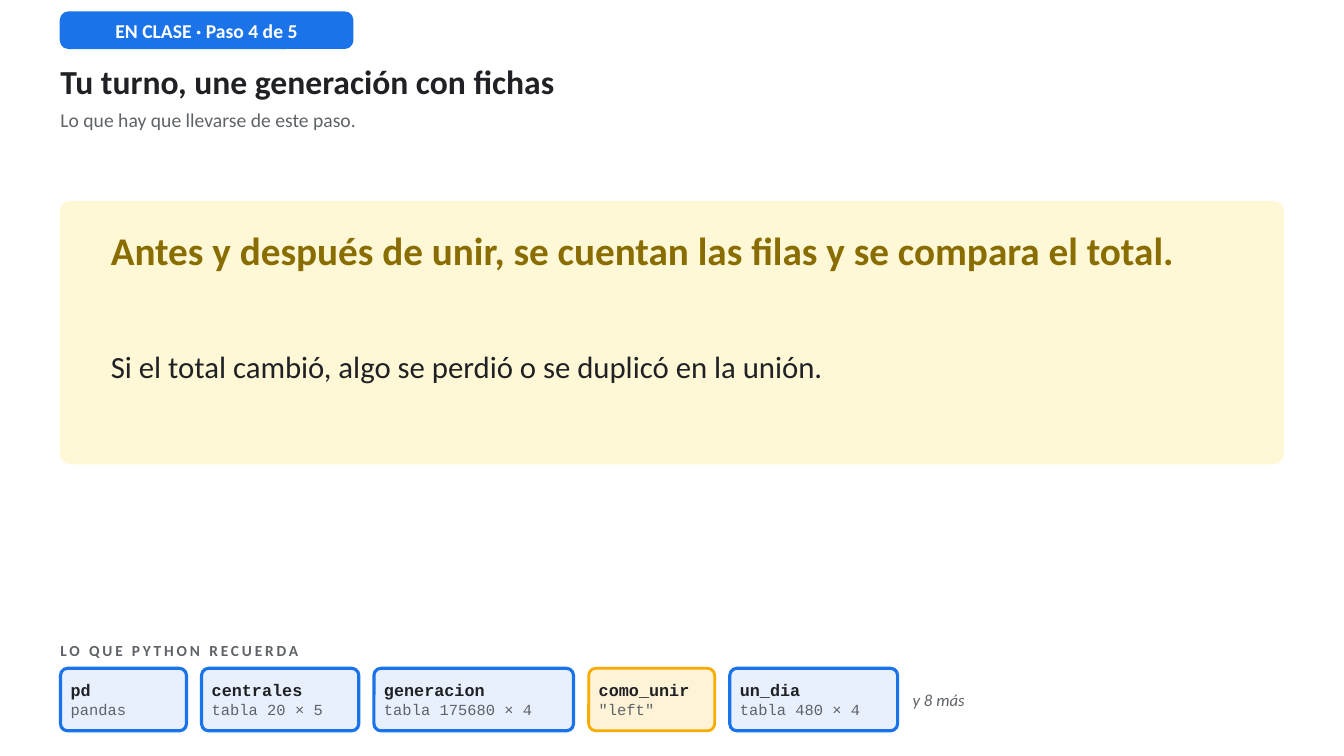
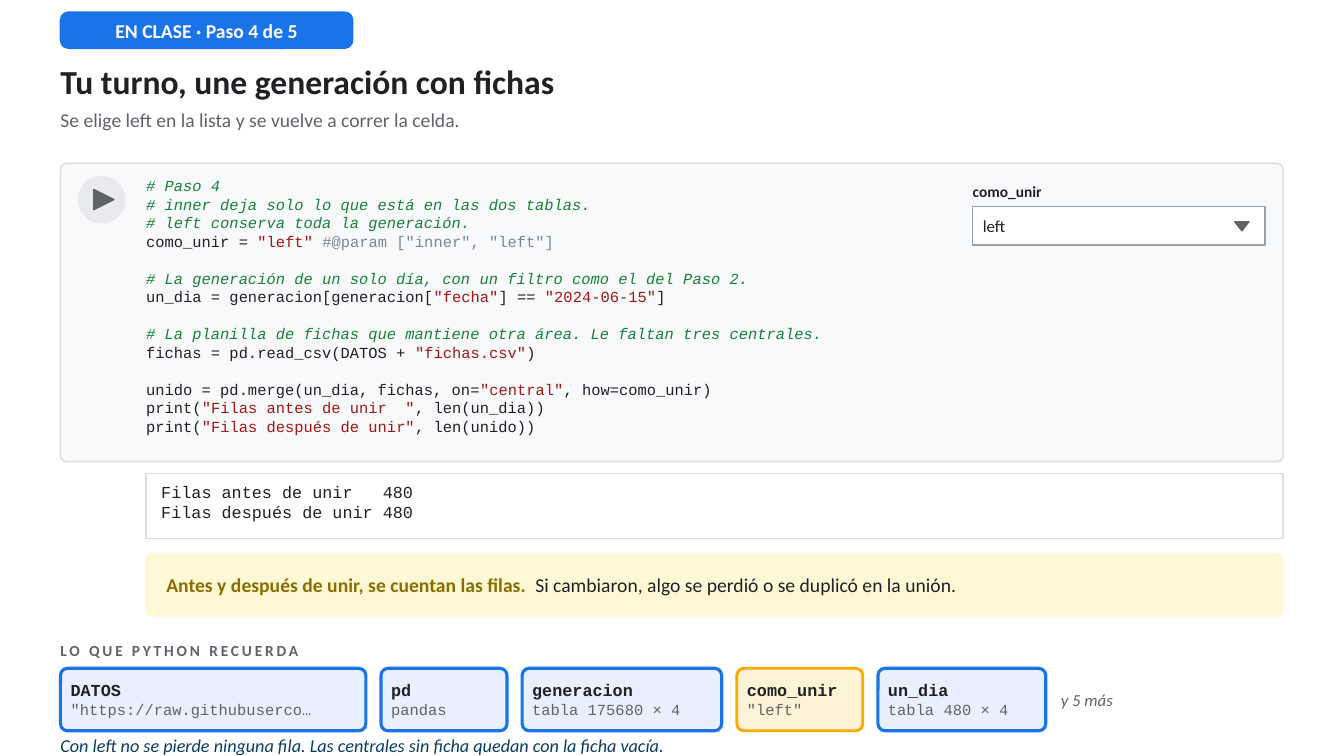
Before and after one commit to RodrigoMSB/curso-python-minergia, a slide deck: slide 28 of presentaciones/Simulador_Lab01_guiado.pptx. Drawn at 1344x756 pixels with LibreOffice and Linux fonts; fonts in the diff are those of the drawing. Boxes give left, top, right and bottom in pixels: in the first picture for what was removed or moved away, otherwise in the second. Text is boxed around its words. In the diff, an @@ line names an element or a change of style, - is before the commit and + after.

```diff
--- a/presentaciones/Simulador_Lab01_guiado.pptx
+++ b/presentaciones/Simulador_Lab01_guiado.pptx
@@ text at <box>60,113,459,131</box>: text changed @@
-Lo que hay que llevarse de este paso.
+Se elige left en la lista y se vuelve a correr la celda.
@@ rounded rectangle: place and size @@
-rounded rectangle at <box>60,202,1284,464</box>
+rounded rectangle at <box>60,163,1284,462</box>
@@ rounded rectangle at <box>60,163,1284,462</box>: fill #FFF8D6 to #F8F9FA; outline #FFF8D6 1 pt to #DADCE0 1 pt; proportions changed @@
@@ ellipse added at <box>79,176,125,223</box>, fill #E8EAED, outline #E8EAED 1 pt @@
@@ triangle added at <box>94,190,114,210</box>, fill #5F6368, outline #5F6368 1 pt @@
@@ text at <box>146,181,823,436</box>: text changed; size 22 to 11 pt; font Calibri to Courier New; text colour #202124 to #188038 @@
-Si el total cambió, algo se perdió o se duplicó en la unión.
+# Paso 4
+# inner deja solo lo que está en las dos tablas.
+# left conserva toda la generación.
+como_unir = "left" #@param ["inner", "left"]
+# La generación de un solo día, con un filtro como el del Paso 2.
+un_dia = generacion[generacion["fecha"] == "2024-06-15"]
+# La planilla de fichas que mantiene otra área. Le faltan tres centrales.
+fichas = pd.read_csv(DATOS + "fichas.csv")
+unido = pd.merge(un_dia, fichas, on="central", how=como_unir)
+print("Filas antes de unir ", len(un_dia))
+print("Filas después de unir", len(unido))
@@ text added at <box>973,186,1042,199</box>, 11 pt, text #202124, bold @@
+como_unir
@@ rectangle added at <box>973,207,1265,245</box>, fill #FFFFFF, outline #9AA0A6 1 pt @@
@@ text added at <box>983,220,1005,232</box>, 12 pt, text #202124 @@
+left
@@ triangle added at <box>1235,222,1249,231</box>, fill #5F6368, outline #5F6368 1 pt @@
@@ rectangle added at <box>146,474,1284,538</box>, fill #FFFFFF, outline #DADCE0 1 pt @@
@@ text added at <box>161,486,413,522</box>, 12 pt, text #202124 @@
+Filas antes de unir 480
+Filas después de unir 480
@@ rounded rectangle added at <box>146,554,1284,616</box>, fill #FFF8D6, outline #FFF8D6 1 pt @@
@@ text "Antes y después de unir, ..." at <box>166,578,956,596</box>: vertical alignment top to middle @@
@@ text at <box>166,578,956,596</box>: text changed; size 28 to 14 pt; text colour #8A6D00 to #202124; bold off @@
-Antes y después de unir, se cuentan las filas y se compara el total.
+Antes y después de unir, se cuentan las filas. Si cambiaron, algo se perdió o se duplicó en la unión.
@@ rounded rectangle: place and size @@
-rounded rectangle at <box>202,668,359,731</box>
+rounded rectangle at <box>60,668,366,731</box>
@@ rounded rectangle removed at <box>60,668,187,731</box> @@
@@ text added at <box>71,684,312,718</box>, 11 pt, text #5F6368 @@
+DATOS
+"https://raw.githubuserco…
@@ text removed at <box>212,684,323,715</box> @@
-centrales
-tabla 20 × 5
@@ rounded rectangle: place and size @@
-rounded rectangle at <box>374,668,574,731</box>
+rounded rectangle at <box>381,668,507,731</box>
@@ text "pd": place and size @@
-text "pd" at <box>71,684,127,718</box>
+text "pd" at <box>391,684,447,718</box>
@@ rounded rectangle added at <box>522,668,722,731</box>, fill #E8F0FE, outline #1A73E8 2.25 pt @@
@@ 3 texts, 2 rounded rectangles: place and size @@
-3 texts, 2 rounded rectangles at <box>384,668,898,731</box>
+3 texts, 2 rounded rectangles at <box>532,668,1047,731</box>
@@ text at <box>1061,694,1112,709</box>: text changed @@
-y 8 más
+y 5 más
@@ text added at <box>60,739,664,755</box>, 13 pt, text #0B3D62, italic @@
+Con left no se pierde ninguna fila. Las centrales sin ficha quedan con la ficha vacía.
```
Also in this commit, not shown: 28 other slides changed, 6 slides added, 6 slides removed, 22 other files.
